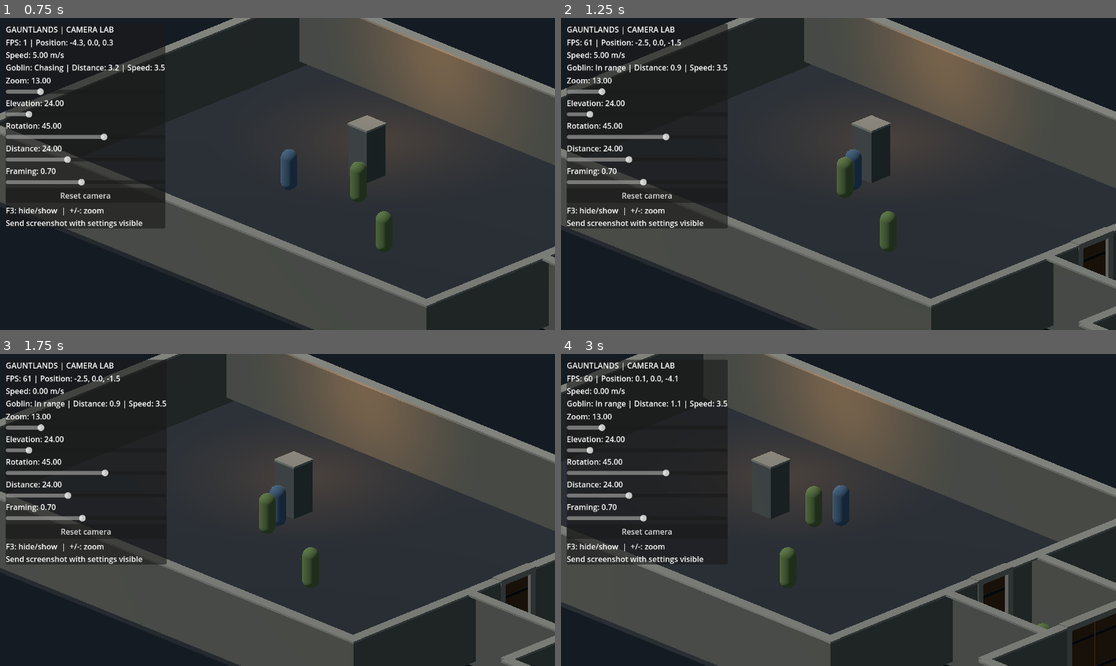
Above: before the commit, frames 1-4 (two rows, left to right).
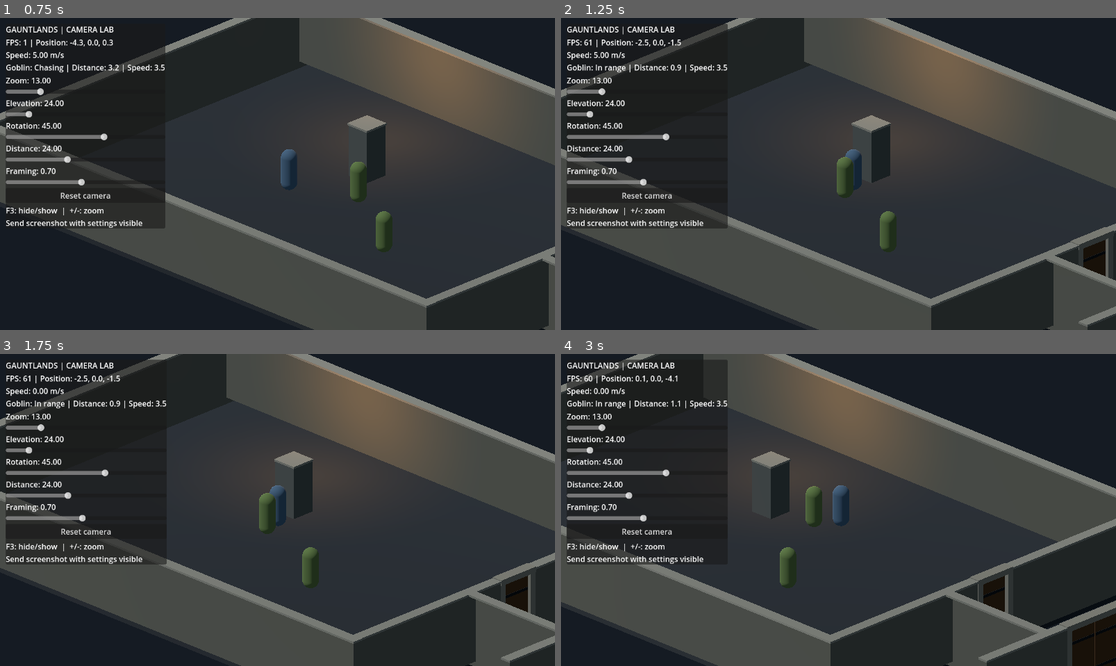
Above: after the commit, the same moments.

Repository: Jonty303/Project-Gauntlands
Game: Godot game, scene res://scenes/experiment_25d.tscn
The game is run twice, just before and just after one commit, with the same random seed, the same clock (stepped at 60 frames per second) and the same inputs. This scene is started directly instead of the project's main scene.
Inputs (mouse positions are in pixels of both pictures, inside the frame that each line leads up to):
- Up to frame 1 (0.75 s): tap Enter (ui_accept) at 0.5 s; move the mouse to (399, 158) at 0.52 s; hold D (move_right) from 0.53 s (still down); hold Space (attack) from 0.53 s (still down); click (399, 158) at 0.67 s
- Up to frame 2 (1.25 s): keep holding D (move_right); keep holding Space (attack); tap Enter (ui_accept) at 0.77 s
- Up to frame 3 (1.75 s): release D (move_right) at 1.25 s; release Space (attack) at 1.25 s; drag from (166, 525) to (249, 572) at 1.27 s
- Up to frame 4 (3 s): move the mouse to (894, 441) at 2.02 s; hold D (move_right) 2.03-2.75 s; tap Q (target_previous) at 2.1 s; drag from (810, 572) to (672, 463) at 2.77 s

Frame 1 is identical in both runs. In frame 2, less than 0.1% of the frame differs, in the area x 87-99%, y 97-100%; in frame 3, less than 0.1%; in frame 4, 2.5%, in the area x 75-100%, y 64-100%.

Commit message:
Conceal unexplored corridor and chamber until their doors open

Diff:
--- a/scripts/experiment_25d.gd
+++ b/scripts/experiment_25d.gd
@@ -15,6 +15,10 @@
 var wall_windows: Dictionary = {}
 var window_strengths: Dictionary = {}
 var doors: Array[Node3D] = []
+var corridor_revealed := false
+var chamber_revealed := false
+var hidden_corridor: Array[Node3D] = []
+var hidden_chamber: Array[Node3D] = []
 var goblin_state := "Idle"
 var goblin_distance := 0.0
 var light_enabled := true
@@ -46,9 +50,10 @@
     _make_box("SecondNorth", Vector3(24.5,1.55,-6.5), Vector3(11,WALL_HEIGHT,0.45), Color("#77796f"))
     _make_box("SecondSouth", Vector3(24.5,1.55,6.5), Vector3(11,WALL_HEIGHT,0.45), Color("#77796f"))
     _make_box("SecondEast", Vector3(30,1.55,0), Vector3(0.45,WALL_HEIGHT,13), Color("#77796f"))
+    _setup_room_concealment()
     _make_box("Pillar", Vector3(-3,1.15,-3), Vector3(1.1,2.3,1.1), Color("#666d6c"))
     hero = _make_actor("Hero", Vector3(-5,0,1), Color("#587b9c"))
-    for position in [Vector3(1,0,-2),Vector3(3,0,2),Vector3(16,0,0)]:
+    for position in [Vector3(1,0,-2),Vector3(3,0,2),Vector3(24,0,0)]:
         goblins.append(_make_actor("Goblin",position,Color("#769557")))
     camera = Camera3D.new()
     camera.name = "IsometricCamera"
@@ -97,8 +102,34 @@
     hero.move_and_slide()
     _update_camera_transform(false, delta)
     _update_goblin()
+    _update_room_reveal()
     _update_wall_visibility()
     _animate_wall_windows(delta)
+
+func _setup_room_concealment() -> void:
+    # Hide the unexplored corridor and chamber while retaining their collisions.
+    for label in ["CorridorFloor", "CorridorWall", "SecondDoorJamb", "DoubleDoorFrame"]:
+        for child in get_children():
+            if child is Node3D and child.name.begins_with(label):
+                hidden_corridor.append(child)
+    for label in ["SecondFloor", "SecondNorth", "SecondSouth", "SecondEast"]:
+        var child := get_node_or_null(label) as Node3D
+        if child != null:
+            hidden_chamber.append(child)
+    for item in hidden_corridor + hidden_chamber:
+        item.visible = false
+
+func _update_room_reveal() -> void:
+    if not corridor_revealed and doors.size() > 0 and bool(doors[0].get("opened")):
+        corridor_revealed = true
+        for item in hidden_corridor:
+            item.visible = true
+    if not chamber_revealed and doors.size() > 1 and bool(doors[1].get("opened")):
+        chamber_revealed = true
+        for item in hidden_chamber:
+            item.visible = true
+    if goblins.size() > 2:
+        goblins[2].visible = chamber_revealed
 
 func _unhandled_key_input(event: InputEvent) -> void:
     if event is InputEventKey and event.pressed and not event.echo and event.keycode == KEY_E:
@@ -146,7 +177,7 @@
     var newly_faded: Dictionary = {}
     _collect_camera_occluders(space, hero.global_position + Vector3(0,0.9,0), newly_faded)
     for goblin in goblins:
-        if not is_instance_valid(goblin):
+        if not is_instance_valid(goblin) or not goblin.visible:
             continue
         var from := hero.global_position + Vector3(0,0.9,0)
         var to := goblin.global_position + Vector3(0,0.9,0)
